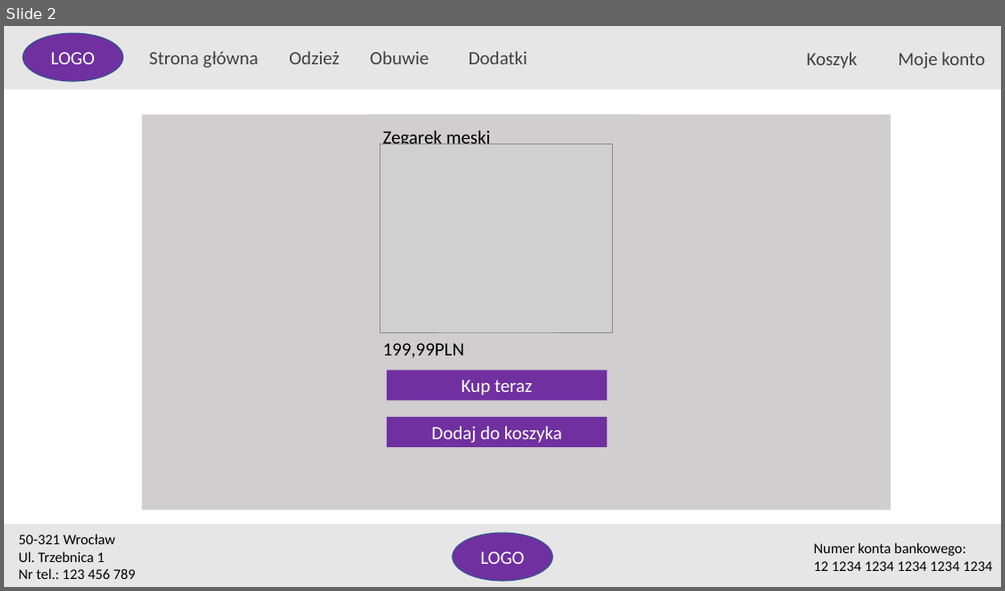
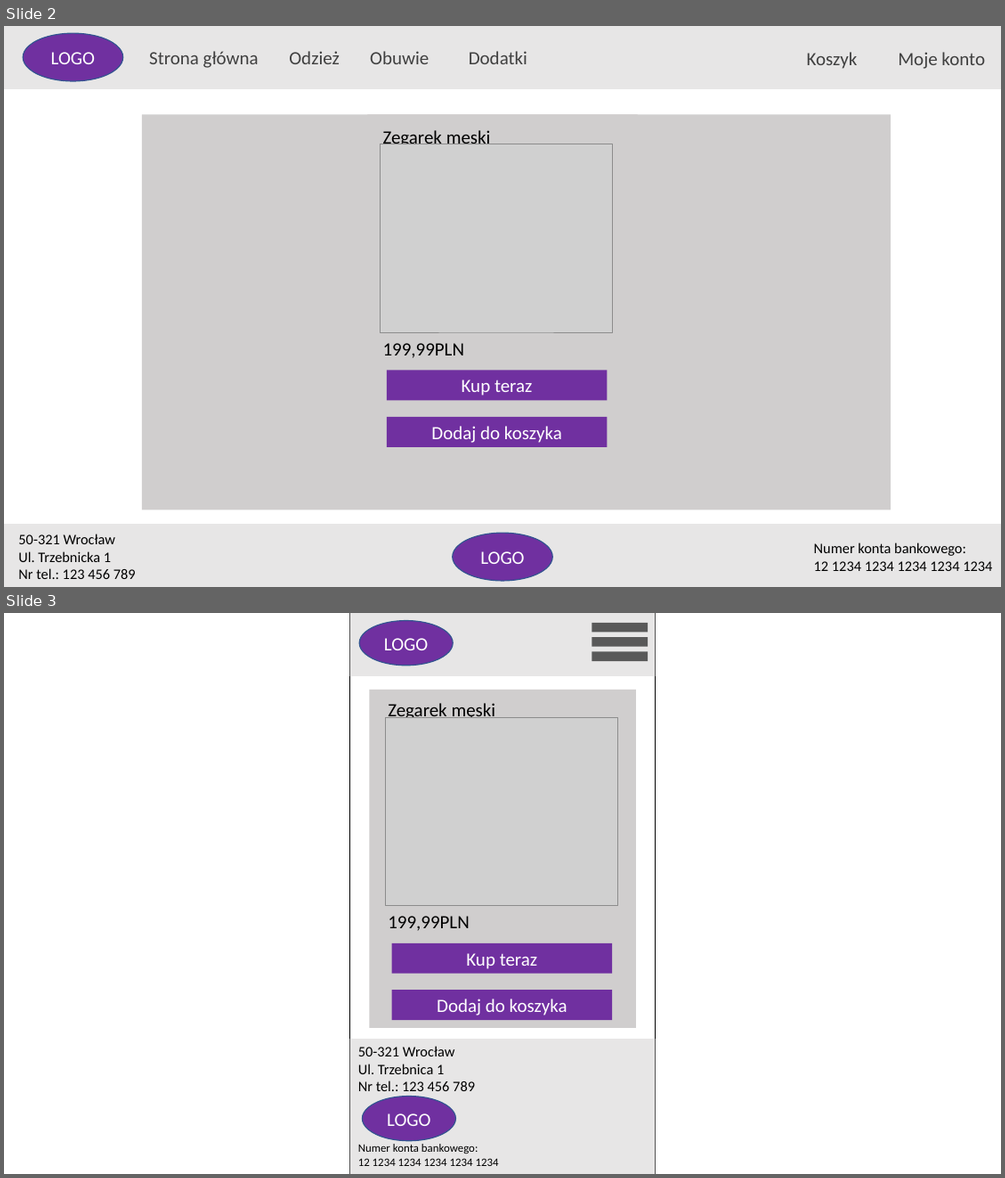
Before and after one commit to szymeq17/Uni, a slide deck: Kurs WWW/Lista 13/prototyp.pptx. Shown one above the other, each under a label of ours: slide 2 before the commit, slides 2 and 3 after it. The pictures are 1005x591 and 1005x1178 pixels, drawn with LibreOffice and Linux fonts; fonts in the diff are those of the drawing; grey boxes stand for pictures. Boxes give left, top, right and bottom in pixels: in the first picture for what was removed or moved away, otherwise in the second. Text is boxed around its words. In the diff, an @@ line names an element or a change of style, - is before the commit and + after.

```diff
--- a/Kurs WWW/Lista 13/prototyp.pptx
+++ b/Kurs WWW/Lista 13/prototyp.pptx
@@ slide 3 added at (x1=4, y1=613, x2=1001, y2=1174), background #FFFFFF @@
@@ rectangle added at (x1=350, y1=613, x2=655, y2=1174), fill #FFFFFF, outline #000000 1 pt @@
@@ rectangle added at (x1=350, y1=613, x2=655, y2=676), fill #E7E6E6 @@
@@ ellipse added at (x1=359, y1=620, x2=453, y2=666), fill #7030A0, outline #325491 1 pt, 18 pt, text #FFFFFF @@
+LOGO
@@ rectangle added at (x1=591, y1=623, x2=647, y2=633), fill #595959 @@
@@ rectangle added at (x1=591, y1=637, x2=647, y2=647), fill #595959 @@
@@ rectangle added at (x1=591, y1=652, x2=647, y2=662), fill #595959 @@
@@ rectangle added at (x1=370, y1=690, x2=637, y2=1028), fill #D0CECE @@
@@ picture added at (x1=386, y1=717, x2=617, y2=905) @@
@@ text added at (x1=388, y1=703, x2=496, y2=718), 18 pt, text #000000 @@
+Zegarek męski
@@ text added at (x1=388, y1=916, x2=469, y2=931), 18 pt, text #000000 @@
+199,99PLN
@@ rectangle added at (x1=392, y1=943, x2=613, y2=973), fill #7030A0, 18 pt, text #FFFFFF @@
+Kup teraz
@@ rectangle added at (x1=392, y1=989, x2=613, y2=1020), fill #7030A0, 18 pt, text #FFFFFF @@
+Dodaj do koszyka
@@ rectangle added at (x1=350, y1=1038, x2=655, y2=1174), fill #E7E6E6 @@
@@ text added at (x1=358, y1=1046, x2=475, y2=1091), 14 pt, text #000000 @@
+50-321 Wrocław
+Ul. Trzebnica 1
+Nr tel.: 123 456 789
@@ ellipse added at (x1=362, y1=1096, x2=455, y2=1141), fill #7030A0, outline #325491 1 pt, 18 pt, text #FFFFFF @@
+LOGO
@@ text added at (x1=358, y1=1143, x2=499, y2=1166), 11 pt, text #000000 @@
+Numer konta bankowego:
+12 1234 1234 1234 1234 1234
@@ slide 2 changed as well @@
@@ text at (x1=18, y1=551, x2=111, y2=562): text changed @@
-Ul. Trzebnica 1
+Ul. Trzebnicka 1
```
Also in this commit, not shown: 7 other slides changed, 2 other slides added, 22 other files.
